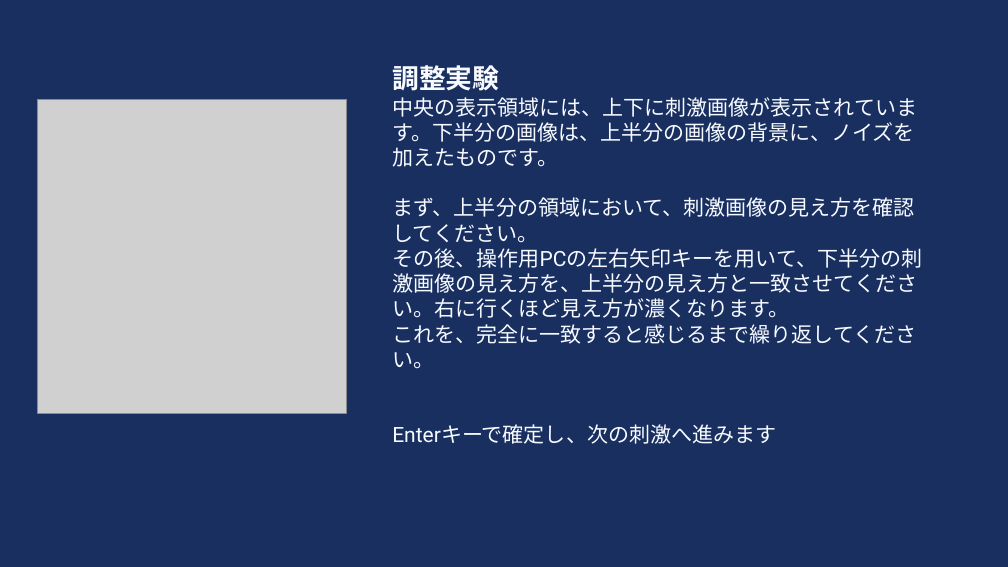
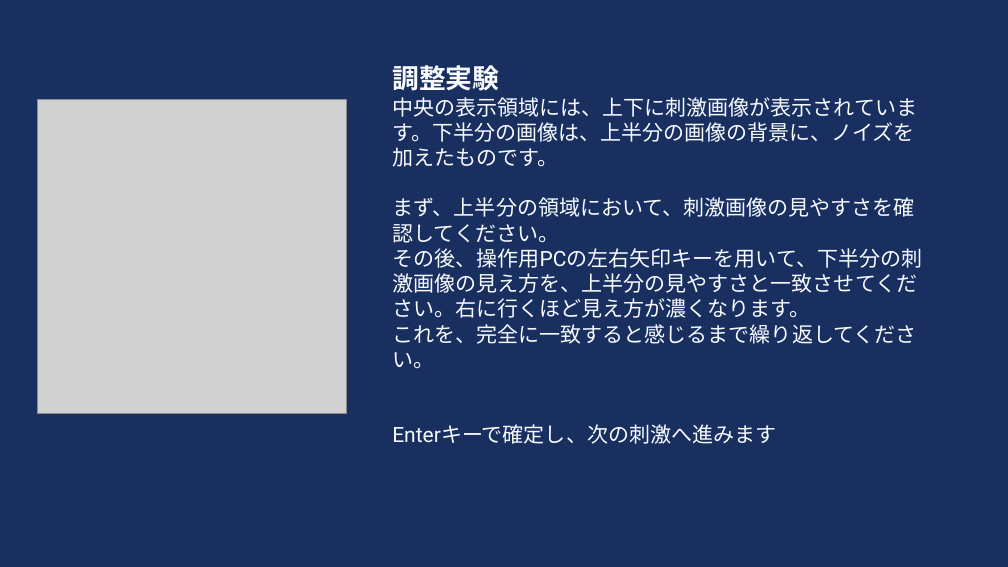
Before and after one commit to HAMADAKAZUKI2423/lab, a slide deck: slide 7 of tex/ethicsreview/ethics_review_visibility/別紙2評価実験説明.pptx. Drawn at 1008x567 pixels with LibreOffice and Linux fonts; fonts in the diff are those of the drawing; grey boxes stand for pictures. Boxes give left, top, right and bottom in pixels: in the first picture for what was removed or moved away, otherwise in the second. Text is boxed around its words. In the diff, an @@ line names an element or a change of style, - is before the commit and + after.

```diff
--- a/tex/ethicsreview/ethics_review_visibility/別紙2評価実験説明.pptx
+++ b/tex/ethicsreview/ethics_review_visibility/別紙2評価実験説明.pptx
@@ text at (392, 197, 922, 318): text changed @@
-まず、上半分の領域において、刺激画像の見え方を確認してください。
-その後、操作用PCの左右矢印キーを用いて、下半分の刺激画像の見え方を、上半分の見え方と一致させてください。右に行くほど見え方が濃くなります。
+まず、上半分の領域において、刺激画像の見やすさを確認してください。
+その後、操作用PCの左右矢印キーを用いて、下半分の刺激画像の見え方を、上半分の見やすさと一致させてください。右に行くほど見え方が濃くなります。
```
Also in this commit, not shown: 6 other slides changed, 2 other files.
